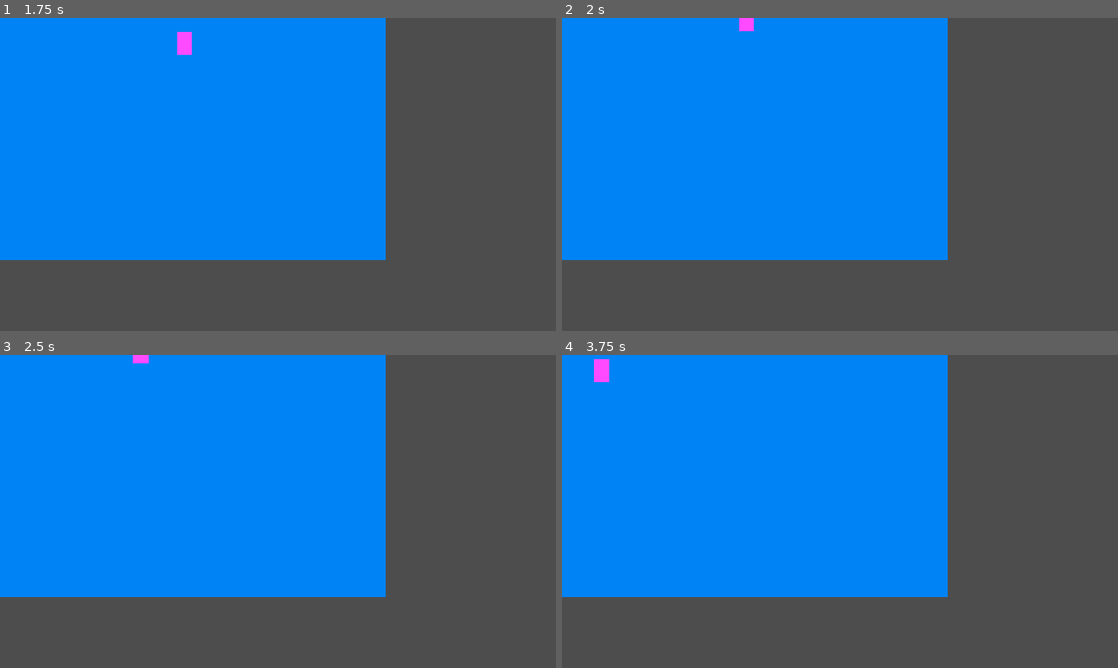
Above: before the commit, frames 1-4 (two rows, left to right).
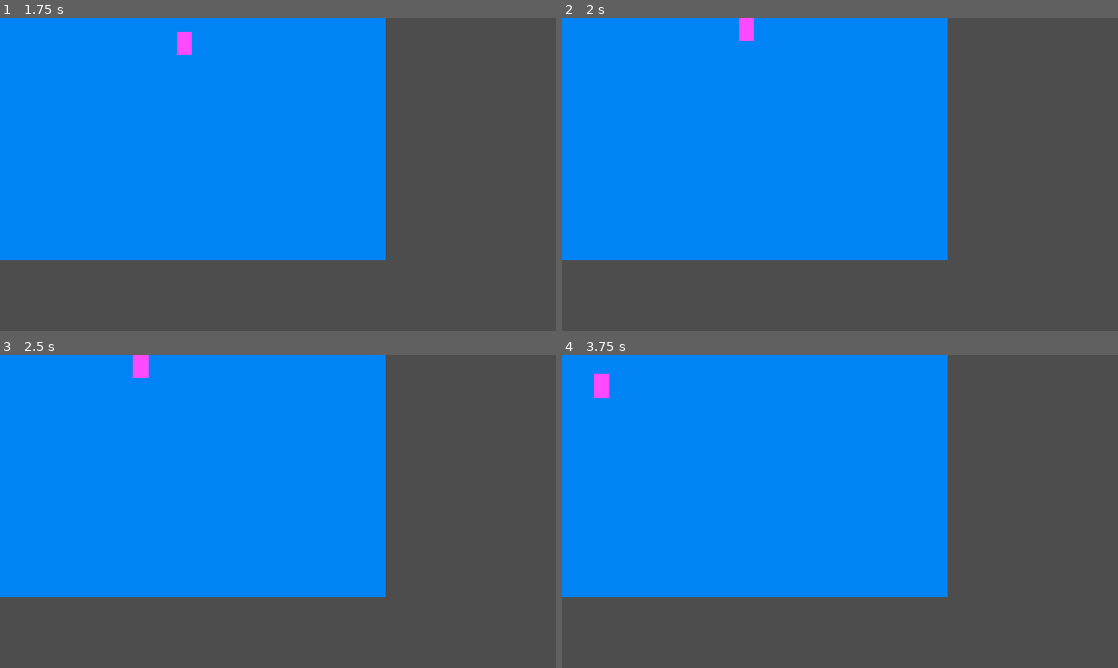
Above: after the commit, the same moments.

Repository: gamerpro3245/life-sim
Game: Godot game, scene res://scenes/room.tscn
Same seed, same stepped clock (60 frames per second), same inputs: the game is played once before the commit and once after it.
Inputs:
- Up to frame 1 (1.75 s): tap Enter at 0.5 s; hold Up (ui_up) from 0.53 s (still down)
- Up to frame 2 (2 s): keep holding Up (ui_up)
- Up to frame 3 (2.5 s): release Up (ui_up) at 2.03 s; hold Left (ui_left) from 2.03 s (still down)
- Up to frame 4 (3.75 s): release Left (ui_left) at 3.53 s; hold Down (ui_down) from 3.53 s (still down)

Frame 1 is identical in both runs. In frame 2, less than 0.1% of the frame differs, in the area x 31-35%, y 4-8%; in frame 3, 0.1%; in frame 4, 0.3%, in the area x 5-9%, y 1-14%.

Commit message:
Add room walls

Diff:
--- a/life-sim/scenes/room.tscn
+++ b/life-sim/scenes/room.tscn
@@ -1,6 +1,18 @@
 [gd_scene format=3 uid="uid://dh6o8xkgr85dm"]
 
 [ext_resource type="PackedScene" uid="uid://bfhd5k1tbfnq2" path="res://scenes/player.tscn" id="1_36trf"]
+
+[sub_resource type="RectangleShape2D" id="RectangleShape2D_x7nd1"]
+size = Vector2(800, 20)
+
+[sub_resource type="RectangleShape2D" id="RectangleShape2D_bka4f"]
+size = Vector2(800, 20)
+
+[sub_resource type="RectangleShape2D" id="RectangleShape2D_g0txl"]
+size = Vector2(20, 500)
+
+[sub_resource type="RectangleShape2D" id="RectangleShape2D_f3kvk"]
+size = Vector2(20, 500)
 
 [node name="Room" type="Node2D" unique_id=487502813]
 
@@ -11,3 +23,21 @@
 
 [node name="Player" parent="." unique_id=344498460 instance=ExtResource("1_36trf")]
 position = Vector2(366, 268)
+
+[node name="Walls" type="StaticBody2D" parent="." unique_id=722711158]
+
+[node name="Top" type="CollisionShape2D" parent="Walls" unique_id=2103930810]
+position = Vector2(400, -10)
+shape = SubResource("RectangleShape2D_x7nd1")
+
+[node name="Bottom" type="CollisionShape2D" parent="Walls" unique_id=1326077346]
+position = Vector2(400, 510)
+shape = SubResource("RectangleShape2D_bka4f")
+
+[node name="Left" type="CollisionShape2D" parent="Walls" unique_id=790528099]
+position = Vector2(-10, 250)
+shape = SubResource("RectangleShape2D_g0txl")
+
+[node name="Right" type="CollisionShape2D" parent="Walls" unique_id=2062316809]
+position = Vector2(810, 250)
+shape = SubResource("RectangleShape2D_f3kvk")
--- a/life-sim/scripts/player.gd
+++ b/life-sim/scripts/player.gd
@@ -2,7 +2,7 @@
 
 const SPEED := 200.0
 
-func _physics_process(delta: float) -> void:
+func _physics_process(_delta: float) -> void:
 	var direction := Input.get_vector("ui_left", "ui_right", "ui_up", "ui_down") # Смотрит управление и возвращает направление
 	velocity = direction * SPEED # Скорость
 	move_and_slide() # Реально двигает персонажа и не пускает его сквозь стены
